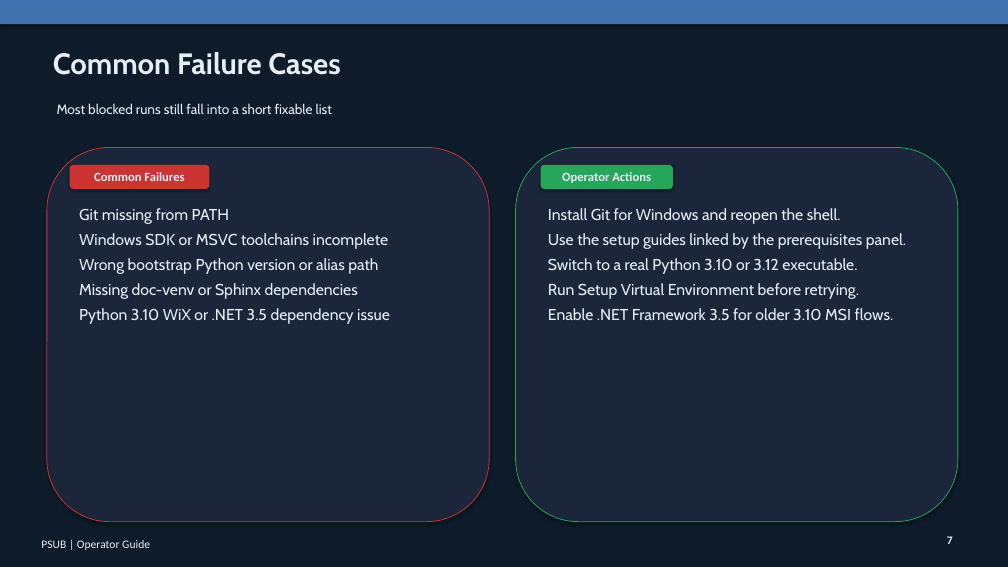
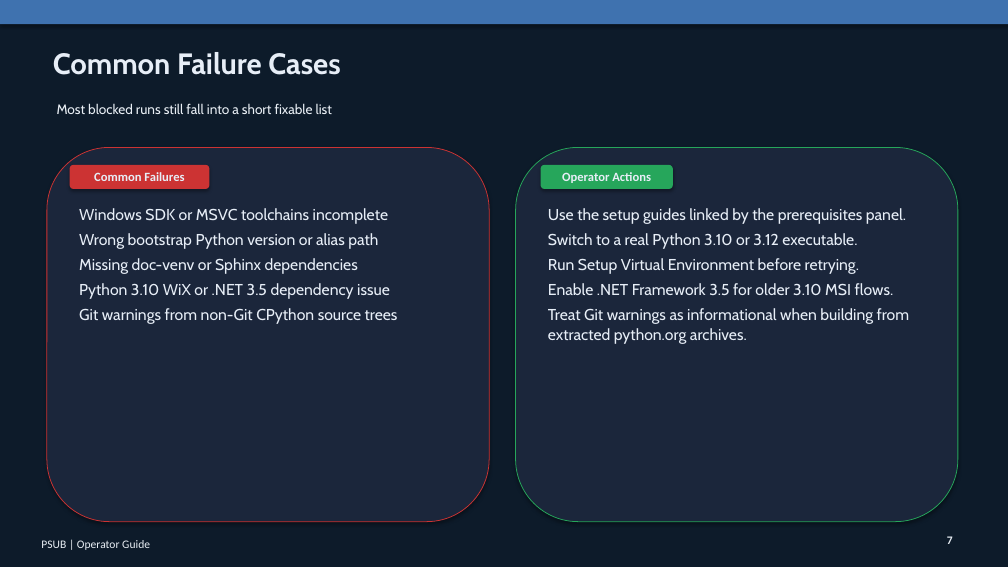
Before and after one commit to patrikkarlsson72/psub, a slide deck: slide 7 of output/presentation/PSUB-Operator-Guide.pptx. Drawn at 1008x567 pixels with LibreOffice and Linux fonts; fonts in the diff are those of the drawing. Boxes give left, top, right and bottom in pixels: in the first picture for what was removed or moved away, otherwise in the second. Text is boxed around its words. In the diff, an @@ line names an element or a change of style, - is before the commit and + after.

```diff
--- a/output/presentation/PSUB-Operator-Guide.pptx
+++ b/output/presentation/PSUB-Operator-Guide.pptx
@@ text at (79,208,229,224): paragraph removed @@
-Git missing from PATH
@@ text at (548,208,841,224): paragraph removed @@
-Install Git for Windows and reopen the shell.
@@ text at (79,308,398,324): paragraph added @@
+Git warnings from non-Git CPython source trees
@@ text at (548,308,910,344): paragraph added @@
+Treat Git warnings as informational when building from extracted python.org archives.
```
Also in this commit, not shown: 4 other slides changed, 4 other files.
